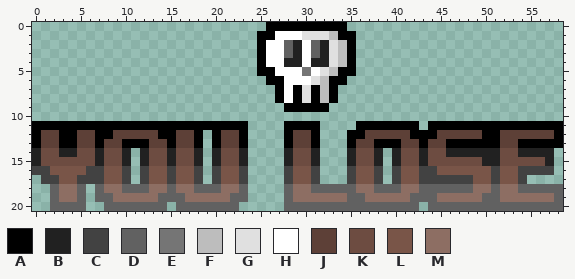
Pixel-art sprite -- assets/images/lose.png. The picture above was drawn from the file before the commit.
The file is 59x21 pixels.
Palette (. is transparent): A #000000  B #212121  C #424242  D #616161  E #757575  F #bdbdbd  G #e0e0e0  H #ffffff  J #5d4037  K #6d4c41  L #795548  M #8d6e63
Now the later version:
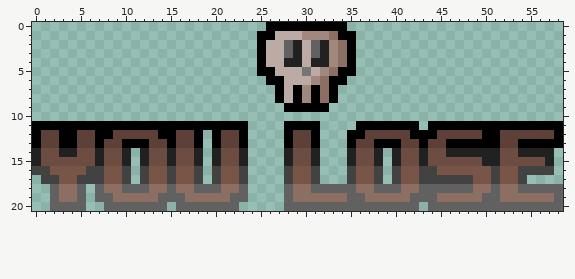
Difference:
{"colour":"G","old":"#e0e0e0","new":"#a1887f"}
{"colour":"H","old":"#ffffff","new":"#bcaaa4"}
{"y":1,"x":33,"old":"F","new":"M"}
{"y":2,"x":34,"old":"F","new":"M"}
{"y":3,"x":34,"old":"F","new":"M"}
{"y":4,"x":34,"old":"F","new":"M"}
{"y":5,"x":33,"old":"F","new":"M"}
{"y":6,"x":32,"old":"F","new":"M"}
{"y":7,"x":32,"old":"F","new":"M"}
{"y":8,"x":32,"old":"F","new":"M"}
